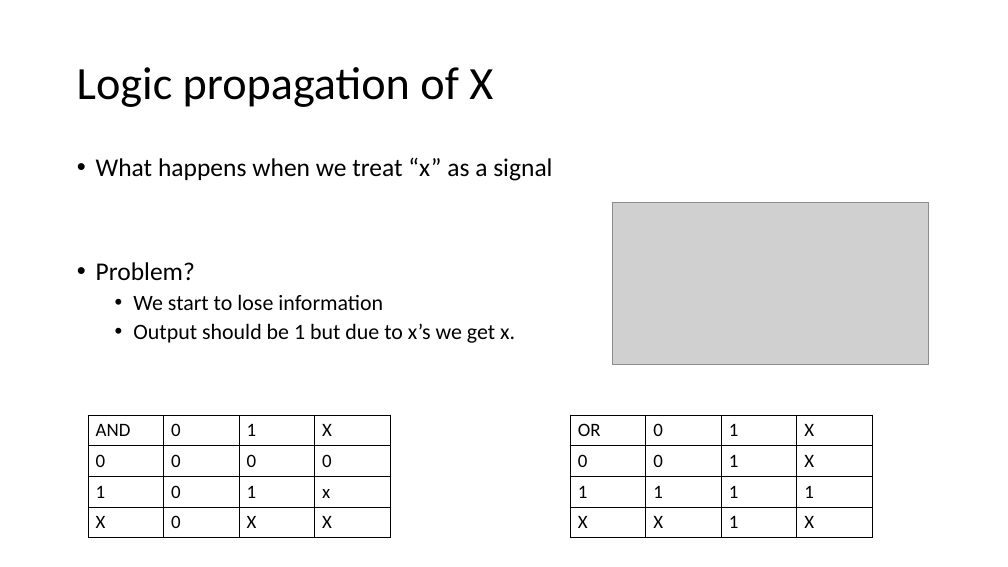
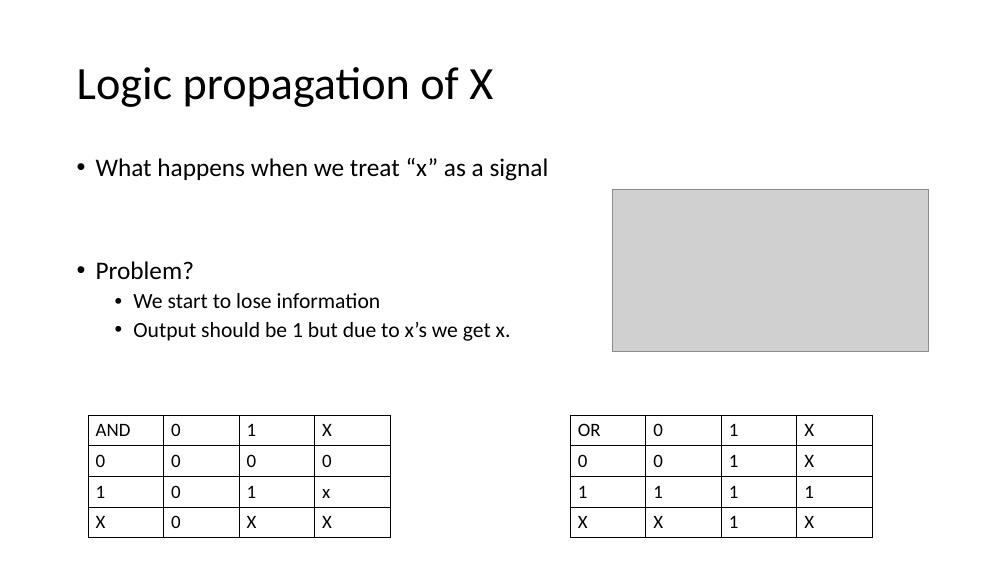
Before and after one commit to isomoye/EEGR471, a slide deck: slide 6 of sections/Segment_3.pptm. Drawn at 1008x567 pixels with LibreOffice and Linux fonts; fonts in the diff are those of the drawing; grey boxes stand for pictures. Boxes give left, top, right and bottom in pixels: in the first picture for what was removed or moved away, otherwise in the second. Text is boxed around its words. In the diff, an @@ line names an element or a change of style, - is before the commit and + after.

```diff
--- a/sections/Segment_3.pptm
+++ b/sections/Segment_3.pptm
@@ text "What happens when we treat ..." at bbox=[96, 158, 549, 341]: size 24.4 to 24.1 pt in "What happens when we treat “x” as ...", "Problem?"; size 20.9 to 20.6 pt in "We start to lose information", "Output should be 1 but due to ..." @@
@@ picture: place and size @@
-picture at bbox=[613, 203, 929, 365]
+picture at bbox=[613, 189, 929, 351]
```
Also in this commit, not shown: 4 other slides changed, 1 slide added, 2 other files.
